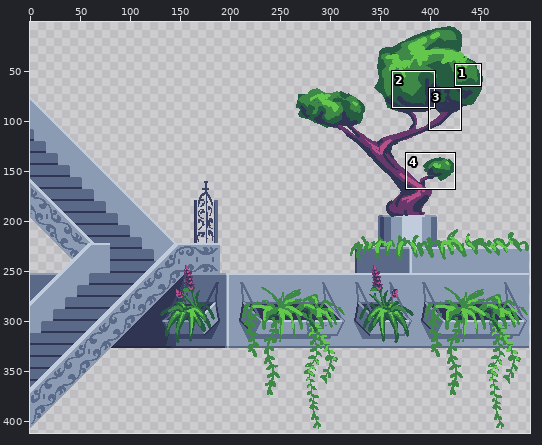
Sprite sheet -- images/level/background/w4/bg_w4_platform_1.png. The picture above shows the old version from afar; the outline marks the close-up.
Close-up. As it was:
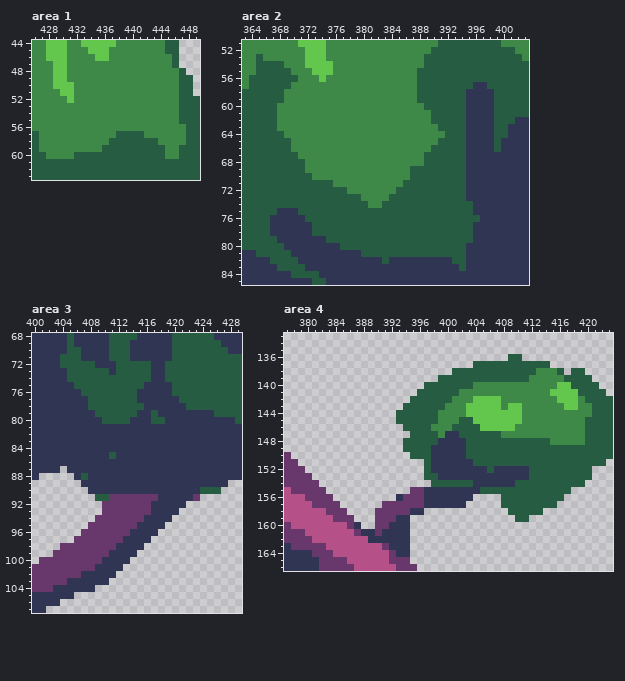
The file is 499x429 pixels. Shown: area 1: x 426..449, y 44..63; area 2: x 363..403, y 51..85; area 3: x 400..429, y 68..107; area 4: x 377..423, y 133..166. The old version is drawn lined up with the new one, on the new canvas. The wide view leaves out empty margins. The commit also changed other parts of the picture, which this record leaves out.
The result:
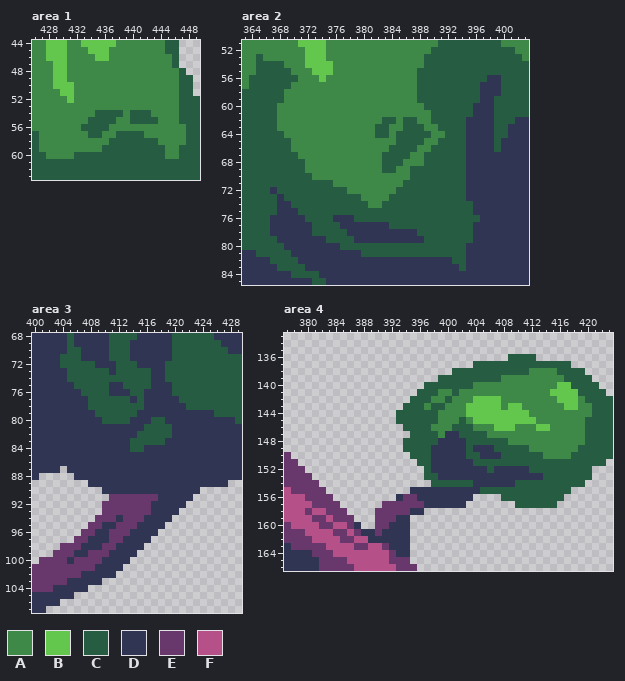
Palette (. is transparent): A #3e8948  B #63c74d  C #265c42  D #303553  E #68386c  F #b55088
The exact change:
canvas 499x429 -> 500x417, the old top-left corner now at 0,-11 (the part of the old canvas that was cut away was empty and is not shown)
Area 1:
y 54: x 435..438 AAAA -> CCCC; x 440..442 AAA -> CCC
y 55: x 434..437 AAAA -> CCCC; x 440..443 AAAA -> CCCC
y 56: x 433..436 AAAA -> CCCC
y 57: x 434..435 AA -> CC
Area 2:
y 56: x 398..399 CC -> DD
y 57: x 396 D -> C; x 398..399 CC -> DD
y 58: x 395..396 DD -> CC; x 399 C -> D
y 59: x 395..396 DD -> CC
y 60..61: x 395 D -> C
y 62: x 383..384 AA -> CC; x 386..387 AA -> CC
y 63: x 382..383 AA -> CC; x 386..388 AAA -> CCC
y 64: x 382..383 AA -> CC; x 385..389 AAAAA -> CCCCC
y 65: x 385..388 AAAA -> CCCC
y 66: x 384..387 AAAA -> CCCC
y 67: x 383..386 AAAA -> CCCC
y 68: x 383..385 AAA -> CCC
y 69: x 383..384 AA -> CC
y 72: x 367 C -> D
y 73: x 368 C -> D
y 74: x 368..369 CC -> DD
y 76: x 376..378 CCC -> DDD
y 77: x 377..383 CCCCCCC -> DDDDDDD
y 78: x 378..387 CCCCCCCCCC -> DDDDDDDDDD
y 79: x 379..388 CCCCCCCCCC -> DDDDDDDDDD
y 82: x 383 C -> D
Area 3:
y 72: x 415..416 CC -> DD
y 75: x 411..412 CC -> DD; x 416 D -> C
y 76: x 411..413 CCC -> DDD; x 415 D -> C
y 77: x 414..415 CD -> DC
y 79: x 417 C -> D
y 81: x 416..419 DDDD -> CCCC
y 82: x 415..419 DDDDD -> CCCCC
y 83: x 414..418 DDDDD -> CCCCC
y 84: x 414..415 DD -> CC
y 85: x 411 C -> D
y 88: x 407 C -> D
y 89: x 407 D -> .
y 90: x 408..409 DD -> ..; x 424..426 CCC -> ...
y 91: x 409..410 CC -> ..; x 423 E -> .
y 94: x 412 E -> D
y 95: x 410..411 EE -> DD
y 96: x 409..410 EE -> DD
y 97: x 408..410 EEE -> DDD
y 98: x 407..409 EEE -> DDD
y 99: x 406..407 EE -> DD
y 100: x 405 E -> D
y 103: x 410 D -> .
y 104: x 408 D -> .
Area 4:
y 136: x 411..412 .. -> CC
y 137: x 415..417 ... -> CCC
y 138: x 412 C -> A; x 417 . -> C
y 139: x 408..411 CCCC -> AAAA
y 141: x 399..400 CC -> AA
y 142: x 398..399 CC -> AA
y 143: x 397 C -> A
y 144: x 411 A -> B
y 145: x 403 C -> A; x 411..412 AA -> BB
y 146: x 404..406 CBB -> AAA; x 413..414 AA -> BB
y 147: x 406..407 CC -> AA
y 148: x 409..414 CCCCCC -> AAAAAA
y 149: x 404..406 CCC -> DDD; x 412..418 CCCCCCC -> AAAAAAA
y 150: x 405..407 CCC -> DDD; x 414..417 CCCC -> AAAA
y 151: x 396 . -> C
y 153: x 412..413 CC -> DD
y 155: x 395..396 EE -> DD
y 156: x 396 E -> D
y 157: x 408..409 CC -> ..
y 158: x 380 F -> E; x 409..413 CCCCC -> .....
y 159: x 381..382 FF -> EE; x 410..411 CC -> ..
y 160: x 382..383 FF -> EE
y 161: x 384..385 FF -> EE
y 162: x 385..386 FF -> EE
y 163: x 387..388 FF -> EE
